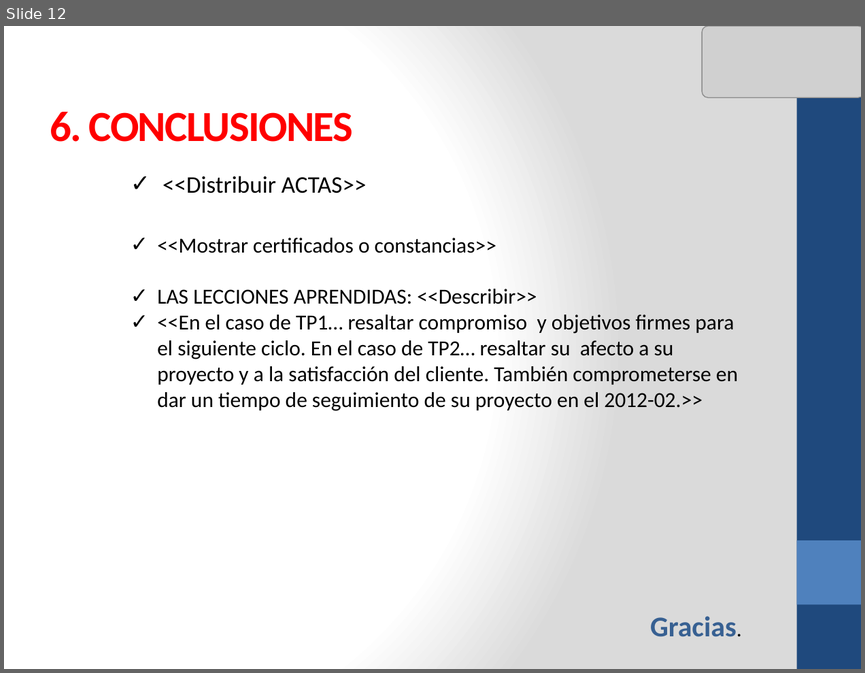
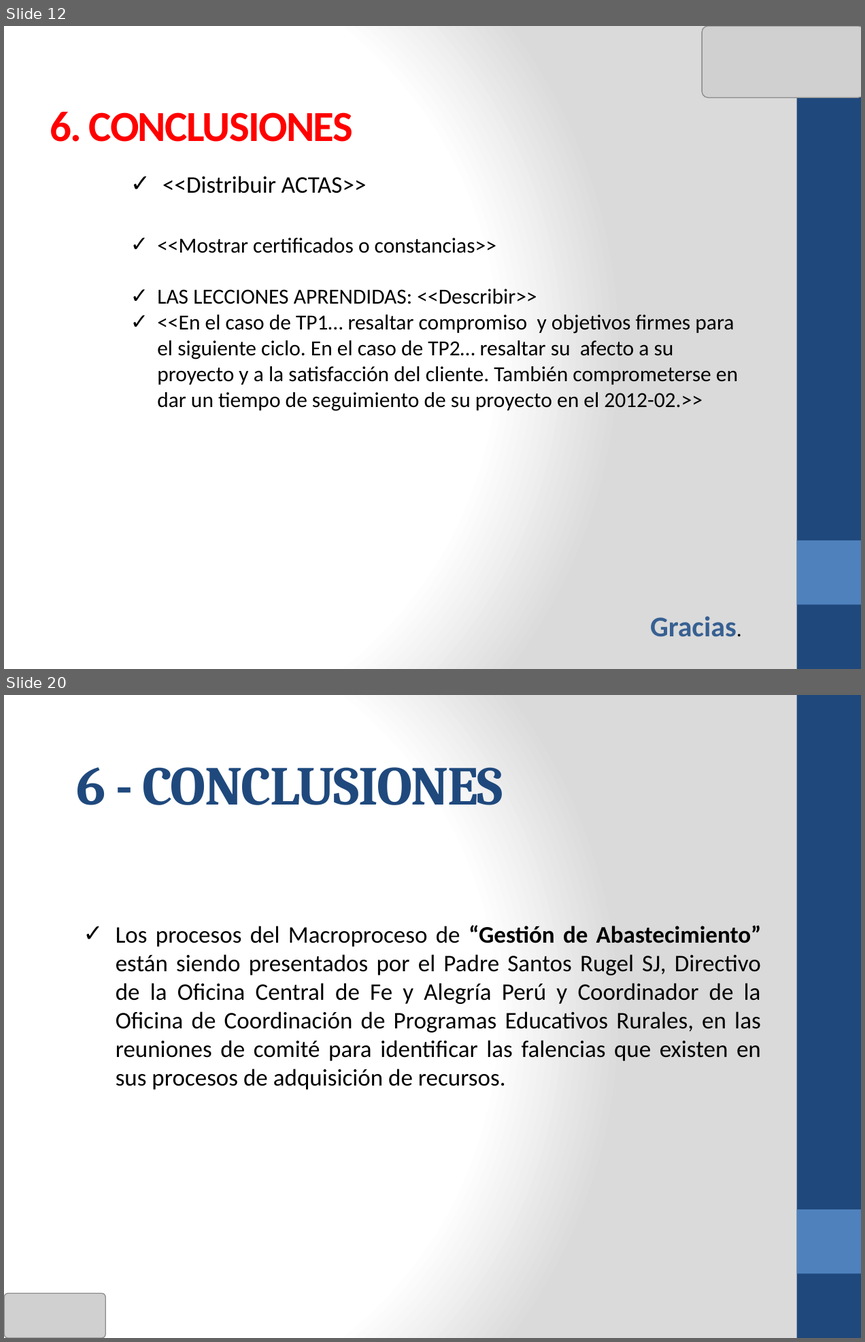
Before and after one commit to cms/proyecto-fya, a slide deck: Presentacion Final Ciclo 2011-02/ANOCFAP-[Presentación Final v1.0].pptx. Shown one above the other, each under a label of ours: slide 12 before the commit, slides 12 and 20 after it; the slides between them are not shown. The pictures are 865x673 and 865x1342 pixels, drawn with LibreOffice and Linux fonts; fonts in the diff are those of the drawing; grey boxes stand for pictures. Boxes give left, top, right and bottom in pixels: in the first picture for what was removed or moved away, otherwise in the second. Text is boxed around its words. In the diff, an @@ line names an element or a change of style, - is before the commit and + after.

```diff
--- a/Presentacion Final Ciclo 2011-02/ANOCFAP-[Presentación Final v1.0].pptx
+++ b/Presentacion Final Ciclo 2011-02/ANOCFAP-[Presentación Final v1.0].pptx
@@ slide 20 added at bbox=[4, 695, 861, 1338], background gradient #FFFFFF to #DADADA; not listed: 2 template elements that a slide beside it also shows @@
@@ text added at bbox=[77, 767, 503, 805], 46 pt, text #1F497D, bold @@
+6 - CONCLUSIONES
@@ text added at bbox=[116, 925, 762, 1089], 20 pt, text #000000 @@
+✓ Los procesos del Macroproceso de “Gestión de Abastecimiento” están siendo presentados por el Padre Santos Rugel SJ, Directivo de la Oficina Central de Fe y Alegría Perú y Coordinador de la Oficina de Coordinación de Programas Educativos Rurales, en las reuniones de comité para identificar las falencias que existen en sus procesos de adquisición de recursos.
@@ picture added at bbox=[4, 1293, 105, 1338] @@
```
Also in this commit, not shown: 2 slides changed, 7 other slides added.
